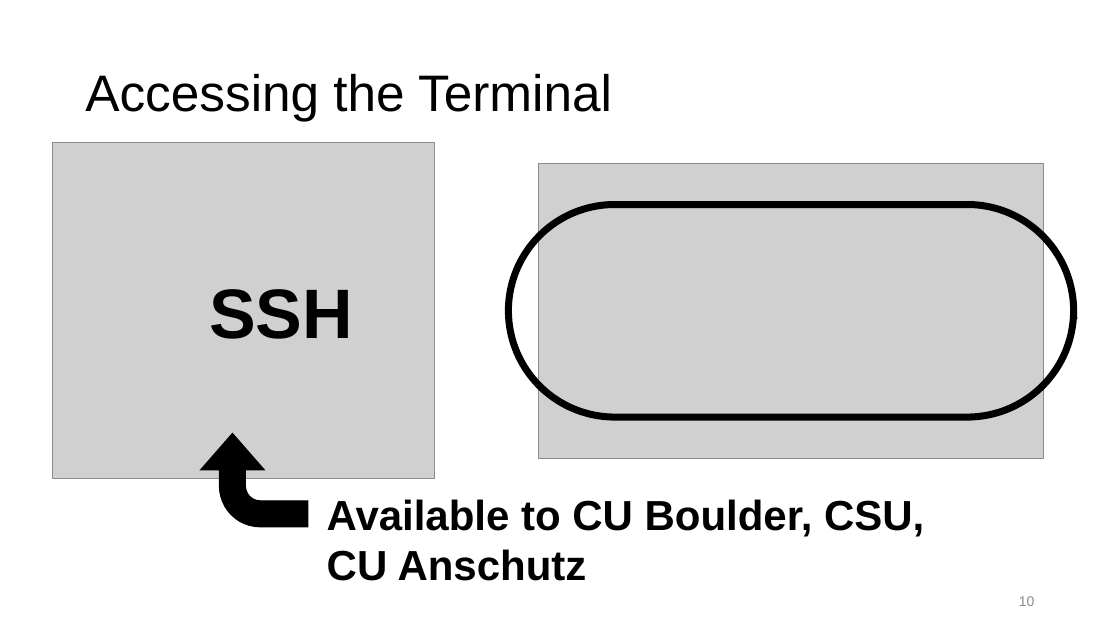
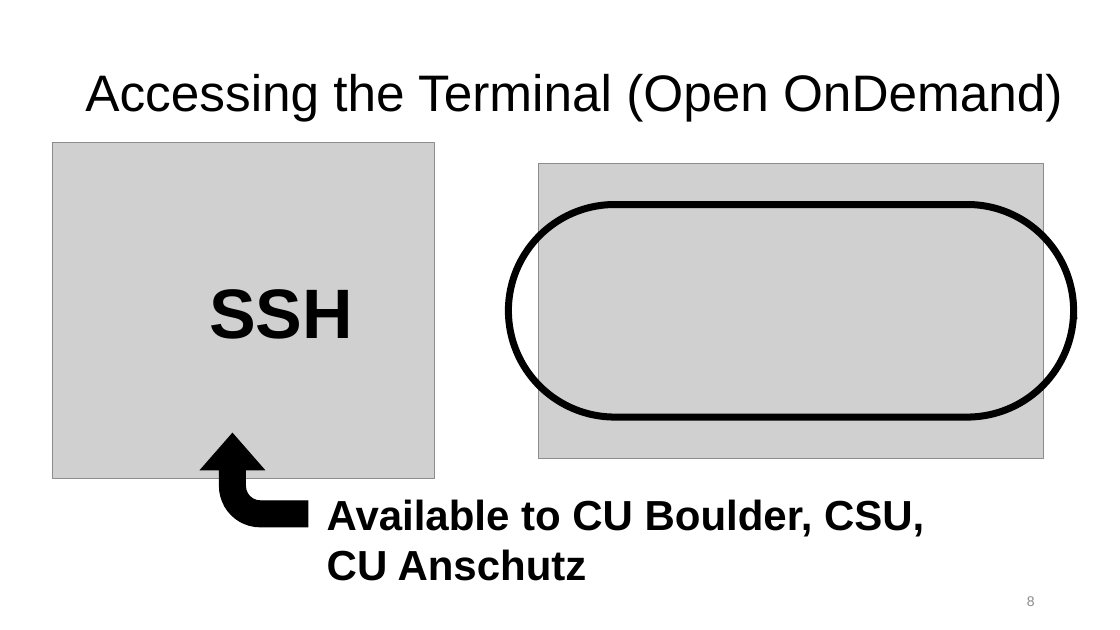
Before and after one commit to ResearchComputing/Getting_Started_With_Research_Computing, a slide deck: slide 8 of Command_Line_And_Job_Scheduling.pptx (slide 10 before the commit). Drawn at 1120x630 pixels with LibreOffice and Linux fonts; fonts in the diff are those of the drawing; grey boxes stand for pictures; background and template pictures are left out. Boxes give left, top, right and bottom in pixels: in the first picture for what was removed or moved away, otherwise in the second. Text is boxed around its words. In the diff, an @@ line names an element or a change of style, - is before the commit and + after.

```diff
--- a/Command_Line_And_Job_Scheduling.pptx
+++ b/Command_Line_And_Job_Scheduling.pptx
@@ title at bbox=[85, 73, 1062, 121]: text changed @@
-Accessing the Terminal
+Accessing the Terminal (Open OnDemand)
@@ page number at bbox=[1027, 596, 1035, 606]: text changed @@
-10
+8
```
Also in this commit, not shown: 20 other slides changed, 11 slides added, 17 slides removed, 1 other file.
